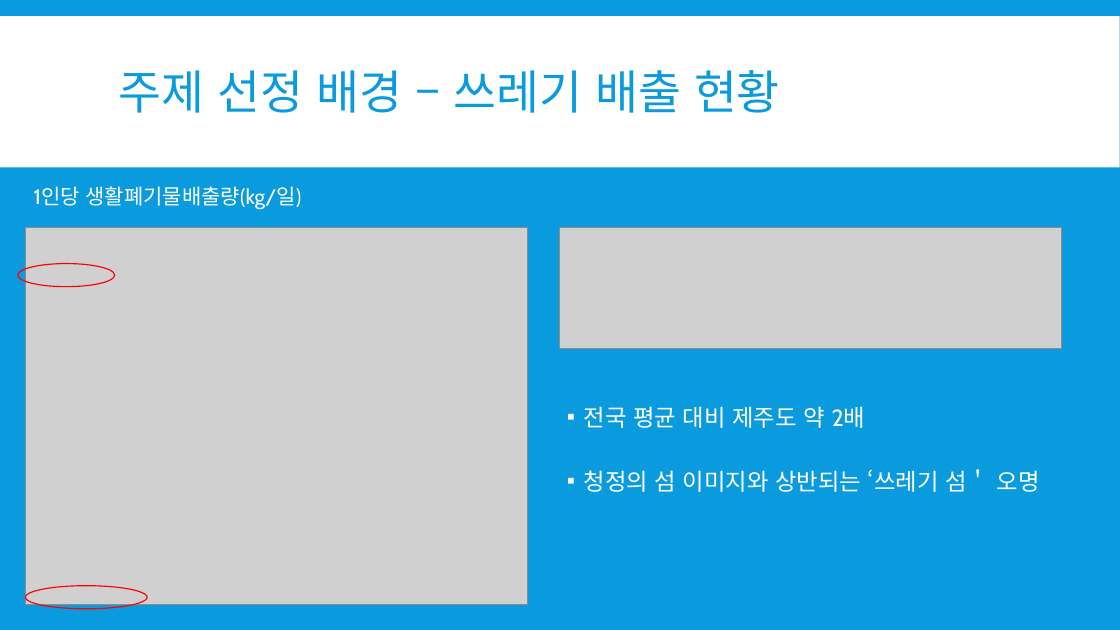
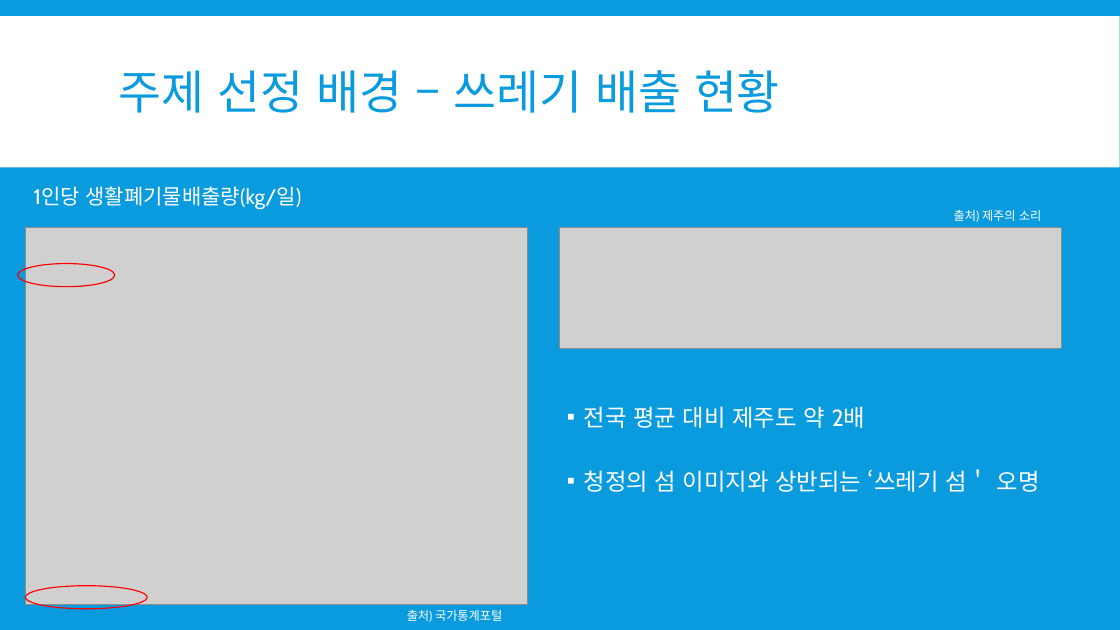
Before and after one commit to so-jeong0127/Python-Project, a slide deck: slide 4 of 3조- 계획서.pptx. Drawn at 1120x630 pixels with LibreOffice and Linux fonts; fonts in the diff are those of the drawing; grey boxes stand for pictures. Boxes give left, top, right and bottom in pixels: in the first picture for what was removed or moved away, otherwise in the second. Text is boxed around its words. In the diff, an @@ line names an element or a change of style, - is before the commit and + after.

```diff
--- a/3조- 계획서.pptx
+++ b/3조- 계획서.pptx
@@ text added at [954, 210, 1041, 222], 10.5 pt, text #FFFFFF @@
+출처) 제주의 소리
@@ text added at [407, 610, 502, 622], 10.5 pt, text #FFFFFF @@
+출처) 국가통계포털
```
Also in this commit, not shown: 3 other slides changed.
